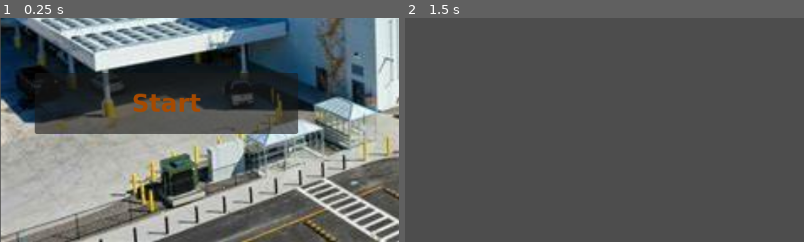
Above: before the commit, frames 1-2 (left to right).
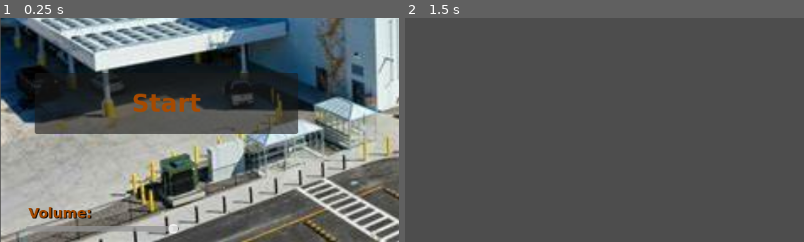
Above: after the commit, the same moments.

Repository: rodemananthony/gmtk-2024
Game: Godot game, scene res://scenes/Title Screen.tscn
The game is run twice, just before and just after one commit, with the same random seed, the same clock (stepped at 60 frames per second) and the same inputs.
Inputs:
- Up to frame 1 (0.25 s): no input
- Up to frame 2 (1.5 s): click "Start" at 0.5 s; tap Enter at 1.25 s
The pictures show only the part of the screen within x 0-50%, y 50-100%; the shares and areas given below are measured in that part.

The runs differ from the first frame. In frame 1, 1.2% of the frame differs, in the area x 6-45%, y 84-97%; in frame 2, nothing differs.

Commit message:
added title screen bgm, and volume slider

Diff:
--- a/scenes/Title Screen.tscn
+++ b/scenes/Title Screen.tscn
@@ -1,9 +1,24 @@
-[gd_scene load_steps=5 format=3 uid="uid://cc47ti5t6e3cl"]
+[gd_scene load_steps=7 format=3 uid="uid://cc47ti5t6e3cl"]
 
 [ext_resource type="Texture2D" uid="uid://c67tj720y6maj" path="res://Images/TempBackground.jpg" id="1_7ix0o"]
 [ext_resource type="Script" path="res://scripts/TitleScreen.gd" id="1_arrd7"]
 [ext_resource type="FontFile" uid="uid://dkc3hmqkqqgpg" path="res://Fonts/grandstander_5.0.20/webfonts/grandstander-vietnamese-900-normal.woff2" id="2_ojhlj"]
 [ext_resource type="FontFile" uid="uid://dsw2bohjkl05b" path="res://Fonts/grandstander_5.0.20/webfonts/grandstander-latin-500-italic.woff" id="4_isqtv"]
+[ext_resource type="AudioStream" uid="uid://b4t1c1ssj5rio" path="res://Sounds/Title Screen BGM.wav" id="5_3c5m7"]
+
+[sub_resource type="GDScript" id="GDScript_6blhl"]
+script/source = "extends HSlider
+
+
+# Called when the node enters the scene tree for the first time.
+func _ready() -> void:
+	pass # Replace with function body.
+
+
+# Called every frame. 'delta' is the elapsed time since the previous frame.
+func _process(delta: float) -> void:
+	pass
+"
 
 [node name="TitleScreen" type="Control"]
 layout_mode = 3
@@ -85,5 +100,33 @@
 text = "Working Title"
 horizontal_alignment = 1
 
+[node name="AudioStreamPlayer" type="AudioStreamPlayer" parent="."]
+stream = ExtResource("5_3c5m7")
+volume_db = -10.591
+autoplay = true
+
+[node name="HSlider" type="HSlider" parent="AudioStreamPlayer"]
+offset_left = 37.0
+offset_top = 564.0
+offset_right = 258.0
+offset_bottom = 688.0
+min_value = -30.0
+max_value = 0.0
+script = SubResource("GDScript_6blhl")
+
+[node name="Label" type="Label" parent="."]
+layout_mode = 0
+offset_left = 41.0
+offset_top = 590.0
+offset_right = 129.0
+offset_bottom = 618.0
+theme_override_colors/font_color = Color(0.654902, 0.290196, 0, 1)
+theme_override_colors/font_shadow_color = Color(0, 0, 0, 1)
+theme_override_colors/font_outline_color = Color(0, 0, 0, 1)
+theme_override_fonts/font = ExtResource("2_ojhlj")
+theme_override_font_sizes/font_size = 20
+text = "Volume: "
+
 [connection signal="pressed" from="StartButton" to="StartButton" method="_on_StartButton_pressed"]
 [connection signal="pressed" from="Quit" to="Quit" method="_on_Quit_pressed"]
+[connection signal="value_changed" from="AudioStreamPlayer/HSlider" to="StartButton" method="_on_h_slider_value_changed"]
--- a/scripts/TitleScreen.gd
+++ b/scripts/TitleScreen.gd
@@ -10,3 +10,13 @@
 func _on_Quit_pressed() -> void:
 	#Quit button exits game on press
 	get_tree().quit()
+
+var master_bus = AudioServer.get_bus_index("Master")
+
+func _on_h_slider_value_changed(value: float) -> void:
+	AudioServer.set_bus_volume_db(master_bus, value)
+
+	if value == -30:
+		AudioServer.set_bus_mute(master_bus, true)
+	else:
+		AudioServer.set_bus_mute(master_bus, false)
Not shown, added: Sounds/Title Screen BGM.wav.import
Not shown, added: Sounds/Title Screen BGM.m4a
Not shown, added: Sounds/Title Screen BGM.wav
